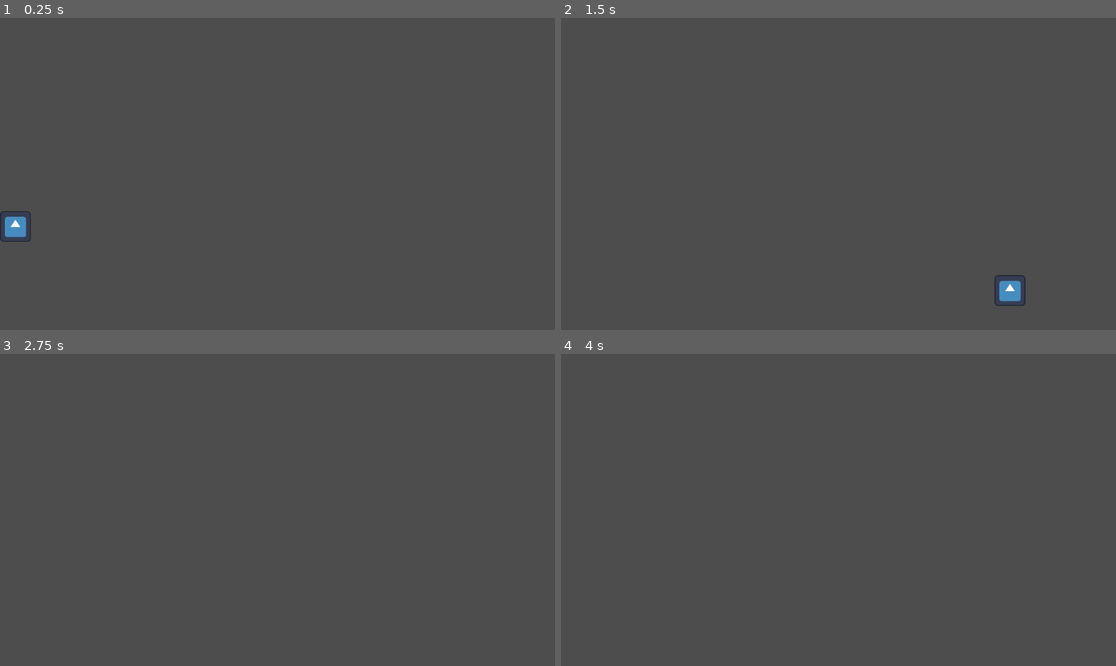
Above: before the commit, frames 1-4 (two rows, left to right).
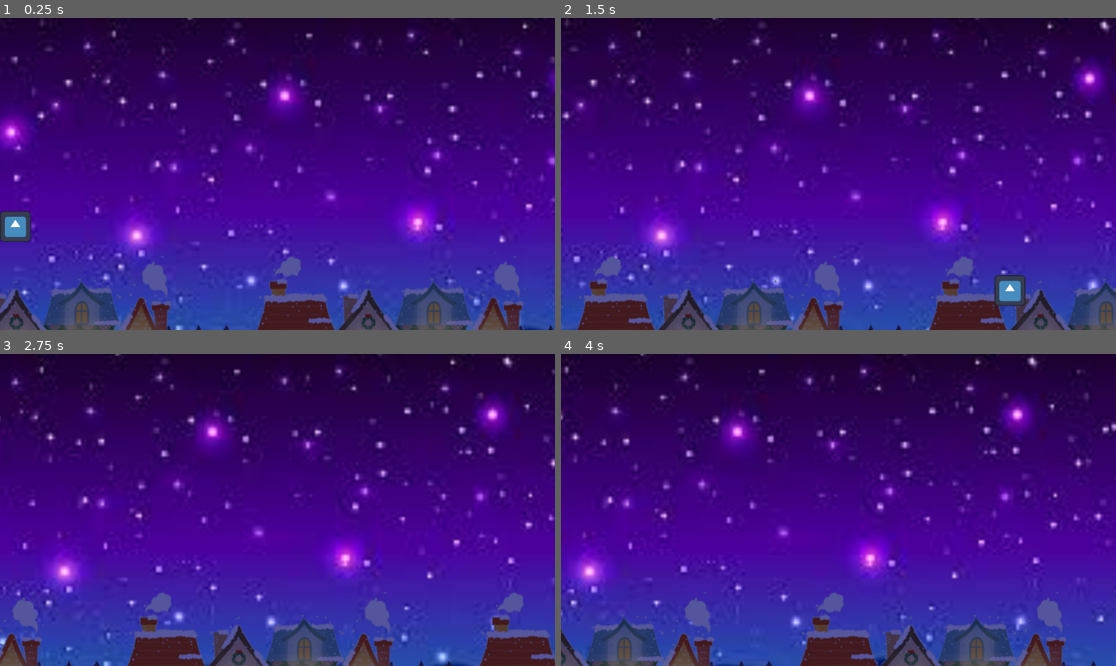
Above: after the commit, the same moments.

Repository: DfindWox/TGD-Jame-Gam-Christmas-Edition
Game: Godot game, scene res://scenes/levels/test.tscn
Same seed, same stepped clock (60 frames per second), same inputs: the game is played once before the commit and once after it. The engine's default icon, where the game draws it, is replaced by a stand-in: a white triangle on a blue panel in a dark square.
Inputs:
- Up to frame 1 (0.25 s): no input
- Up to frame 2 (1.5 s): hold Right (move_right) 0.53-1.28 s; hold Shift (fever) 0.53-1.28 s; hold Down (move_down) from 1.28 s (still down); tap Shift (fever) at 1.35 s
- Up to frame 3 (2.75 s): release Down (move_down) at 2.03 s; hold Right (move_right) from 2.03 s (still down); hold Shift (fever) from 2.03 s (still down)
- Up to frame 4 (4 s): release Right (move_right) at 2.78 s; release Shift (fever) at 2.78 s; hold Up (move_up) 2.78-3.53 s; tap Shift (fever) at 2.85 s; hold Left (move_left) from 3.53 s (still down); hold Shift (fever) from 3.53 s (still down)

The runs differ from the first frame. In frame 1, 98% of the frame differs, in the area x 0-100%, y 0-100%; in frame 2, 98%; in frame 3, 99%; in frame 4, 99%.

Commit message:
cenario parallax placeholder

Diff:
--- /dev/null
+++ b/scenes/levels/parallaxes/NightParallaxBackground.gd
@@ -0,0 +1,6 @@
+extends ParallaxBackground
+
+@export var speed := 200.0
+
+func _process(delta):
+	scroll_base_offset.x += -delta * speed
--- /dev/null
+++ b/scenes/levels/parallaxes/night_parallax_background.tscn
@@ -0,0 +1,27 @@
+[gd_scene load_steps=4 format=3 uid="uid://dt1tf8k3v7p1b"]
+
+[ext_resource type="Script" path="res://scenes/levels/parallaxes/NightParallaxBackground.gd" id="1_2r8my"]
+[ext_resource type="Texture2D" uid="uid://myf7h7tkbqe0" path="res://assets/images/PLACEHOLDER_nightsky.png" id="2_5hwvf"]
+[ext_resource type="Texture2D" uid="uid://qy24ctnwnv2f" path="res://assets/images/PLACEHOLDER_houses.png" id="3_nnnj8"]
+
+[node name="NightParallaxBackground" type="ParallaxBackground"]
+script = ExtResource("1_2r8my")
+
+[node name="ParallaxSky" type="ParallaxLayer" parent="."]
+motion_scale = Vector2(0.3, 0.3)
+motion_mirroring = Vector2(1800, 0)
+
+[node name="Sprite2D" type="Sprite2D" parent="ParallaxSky"]
+position = Vector2(720, 432)
+scale = Vector2(6, 6)
+texture = ExtResource("2_5hwvf")
+
+[node name="ParallaxHouses" type="ParallaxLayer" parent="."]
+motion_scale = Vector2(2, 2)
+motion_mirroring = Vector2(1462, 0)
+
+[node name="Sprite2D" type="Sprite2D" parent="ParallaxHouses"]
+position = Vector2(567, 587)
+texture = ExtResource("3_nnnj8")
+region_enabled = true
+region_rect = Rect2(0, 0, 1500, 200)
--- a/scenes/levels/test.tscn
+++ b/scenes/levels/test.tscn
@@ -1,12 +1,15 @@
-[gd_scene load_steps=4 format=3 uid="uid://byv4jxfwaco5f"]
+[gd_scene load_steps=5 format=3 uid="uid://bipw2hsxwlnce"]
 
 [ext_resource type="Texture2D" uid="uid://j26bwiywbdqa" path="res://icon.svg" id="1_fu0xl"]
 [ext_resource type="Script" path="res://src/CharacterBody2D.gd" id="1_swlod"]
+[ext_resource type="PackedScene" uid="uid://dt1tf8k3v7p1b" path="res://scenes/levels/parallaxes/night_parallax_background.tscn" id="3_ygeoi"]
 
 [sub_resource type="RectangleShape2D" id="RectangleShape2D_su6xv"]
 size = Vector2(64, 64)
 
 [node name="World" type="Node2D"]
+
+[node name="NightParallaxBackground" parent="." instance=ExtResource("3_ygeoi")]
 
 [node name="CharacterBody2D" type="CharacterBody2D" parent="."]
 position = Vector2(0, 401)
--- a/scenes/menu/CreditsScreen.tscn
+++ b/scenes/menu/CreditsScreen.tscn
@@ -15,6 +15,7 @@
 script = ExtResource("1_rmg0y")
 
 [node name="TextureRect" type="TextureRect" parent="."]
+layout_mode = 0
 offset_right = 1152.0
 offset_bottom = 648.0
 grow_horizontal = 2
Binary file added: assets/images/PLACEHOLDER_houses.png
Not shown, added: assets/images/PLACEHOLDER_houses.png.import
Binary file added: assets/images/PLACEHOLDER_nightsky.png
Not shown, added: assets/images/PLACEHOLDER_nightsky.png.import
Not shown, added: assets/images/PLACEHOLDERhouses.png.import
Not shown, added: assets/images/houses.png.import
Not shown, added: assets/images/houses.psd
